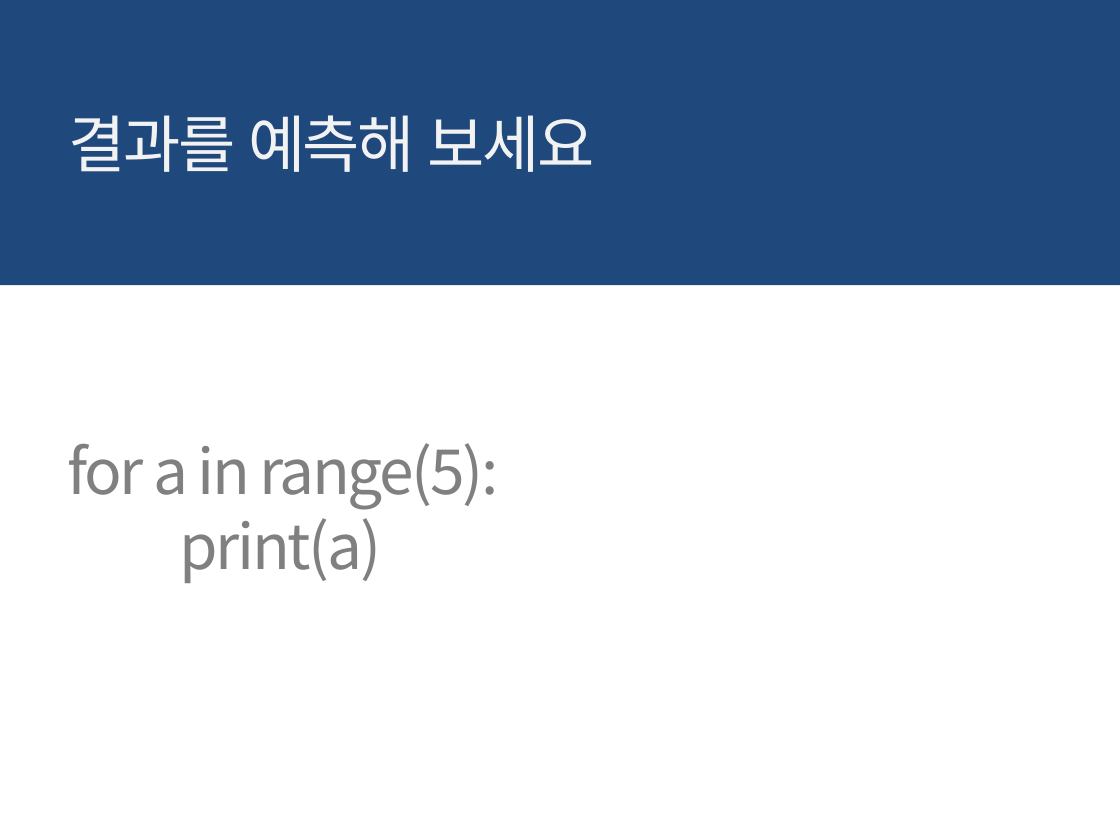
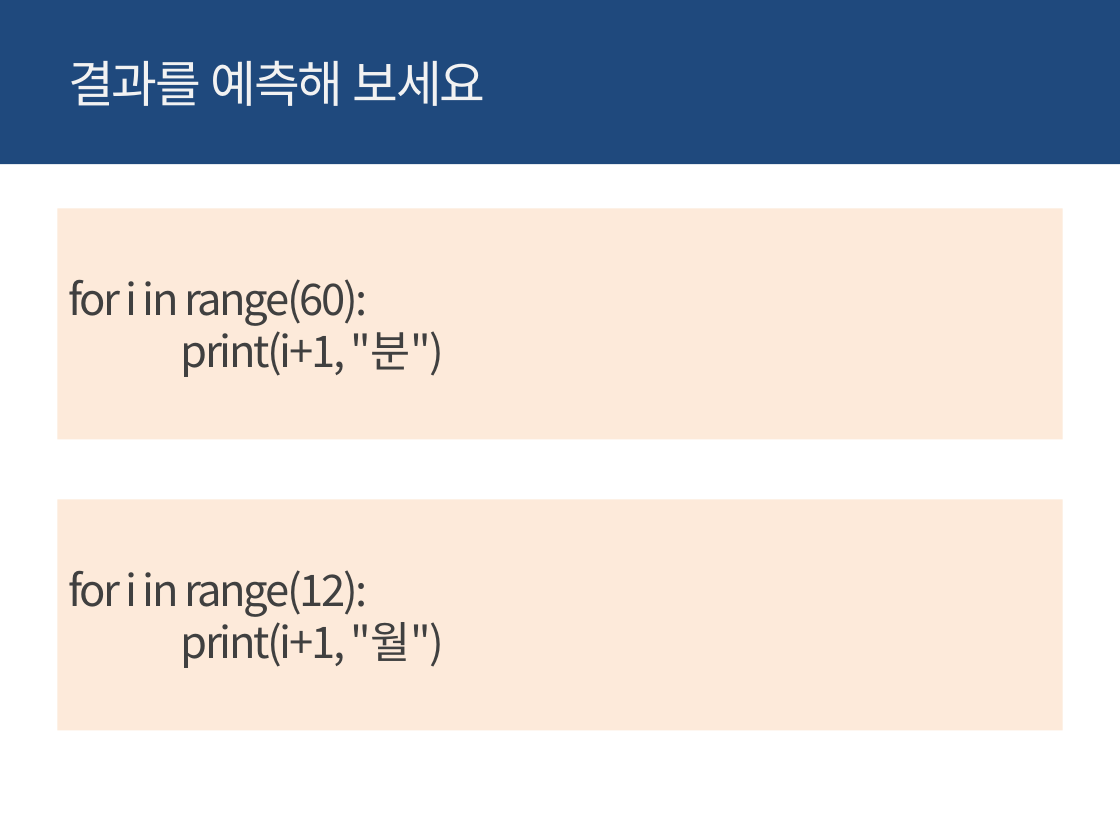
Before and after one commit to kwonkijun/python, a slide deck: slide 13 of 파이썬기초(PPT)/파이썬 기초 7강_반복문.pptx. Drawn at 1120x840 pixels with LibreOffice and Linux fonts; fonts in the diff are those of the drawing. Boxes give left, top, right and bottom in pixels: in the first picture for what was removed or moved away, otherwise in the second. Text is boxed around its words. In the diff, an @@ line names an element or a change of style, - is before the commit and + after.

```diff
--- a/파이썬기초(PPT)/파이썬 기초 7강_반복문.pptx
+++ b/파이썬기초(PPT)/파이썬 기초 7강_반복문.pptx
@@ rectangle: place and size @@
-rectangle at box(0, 0, 1120, 286)
+rectangle at box(0, 0, 1120, 165)
@@ text "결과를 예측해 보세요" at box(68, 60, 486, 106): size 40 to 32 pt @@
@@ rectangle added at box(57, 208, 1063, 439), fill #FDEADA, 28 pt, text #404040 @@
+for i in range(60):
+print(i+1, "분")
@@ text removed at box(67, 443, 498, 583) @@
-for a in range(5):
-print(a)
@@ rectangle added at box(57, 500, 1063, 730), fill #FDEADA, 28 pt, text #404040 @@
+for i in range(12):
+print(i+1, "월")
```
Also in this commit, not shown: 18 other slides changed, 39 other files.
